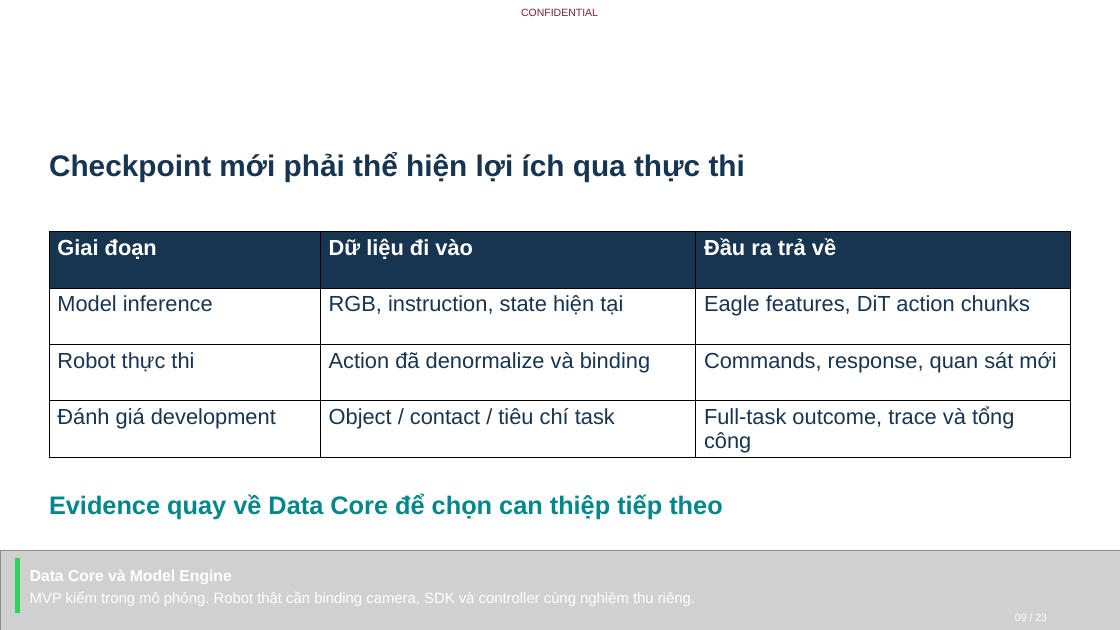
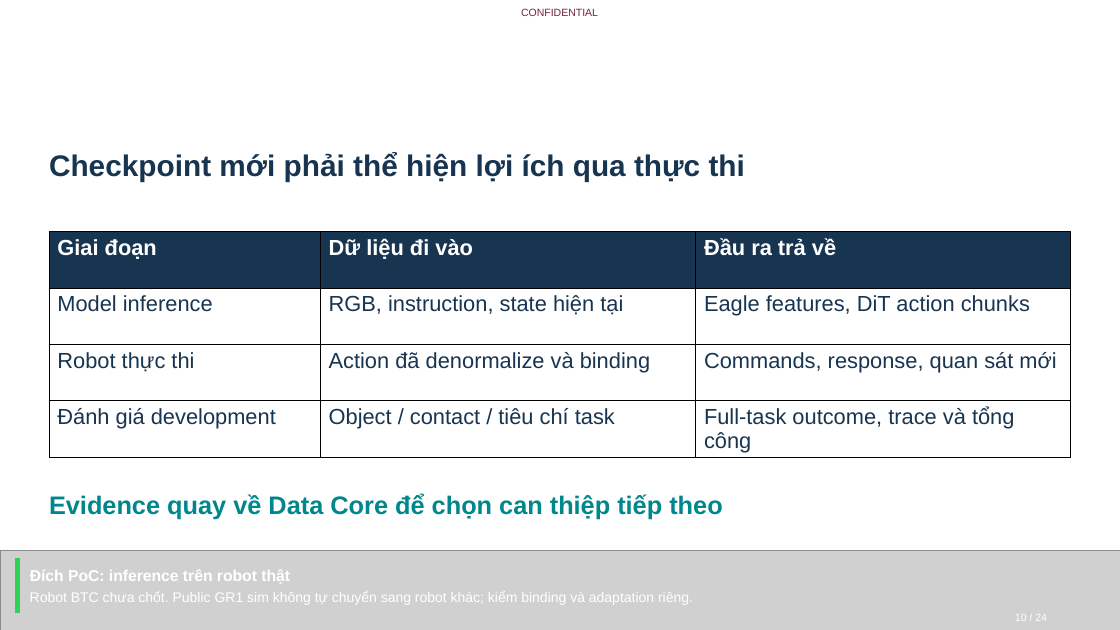
Before and after one commit to hiwe0305/denso-challenge, a slide deck: slide 10 of deliverables/DENSO-Humanoid-Data-Flywheel-2026.pptx (slide 9 before the commit). Drawn at 1120x630 pixels with LibreOffice and Linux fonts; fonts in the diff are those of the drawing; grey boxes stand for pictures; background and template pictures are left out. Boxes give left, top, right and bottom in pixels: in the first picture for what was removed or moved away, otherwise in the second. Text is boxed around its words. In the diff, an @@ line names an element or a change of style, - is before the commit and + after.

Commit message:
Clarify 30-day public-data PoC and real-robot demo gates

```diff
--- a/deliverables/DENSO-Humanoid-Data-Flywheel-2026.pptx
+++ b/deliverables/DENSO-Humanoid-Data-Flywheel-2026.pptx
@@ text at box(30, 570, 290, 581): text changed @@
-Data Core và Model Engine
+Đích PoC: inference trên robot thật
@@ text at box(30, 591, 693, 605): text changed; size 12.8 to 12 pt @@
-MVP kiểm trong mô phỏng. Robot thật cần binding camera, SDK và controller cùng nghiệm thu riêng.
+Robot BTC chưa chốt. Public GR1 sim không tự chuyển sang robot khác; kiểm binding và adaptation riêng.
@@ text at box(1015, 614, 1047, 621): text changed @@
-09 / 23
+10 / 24
```
Also in this commit, not shown: 19 other slides changed, 4 slides added, 3 slides removed, 18 other files.
